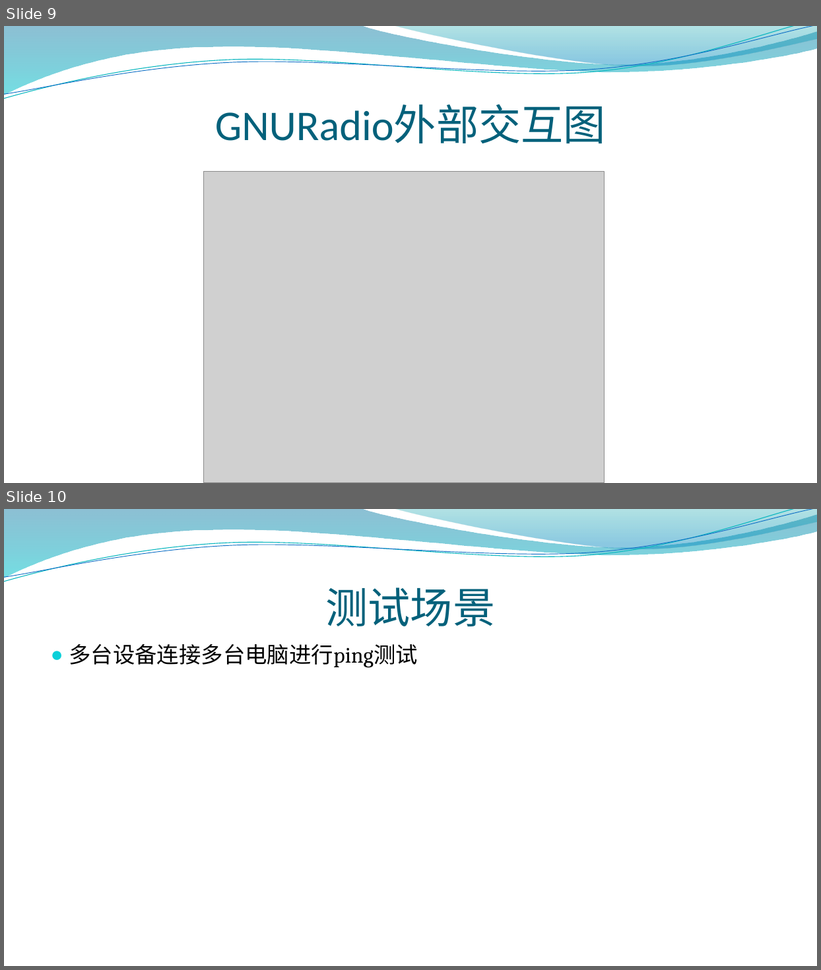
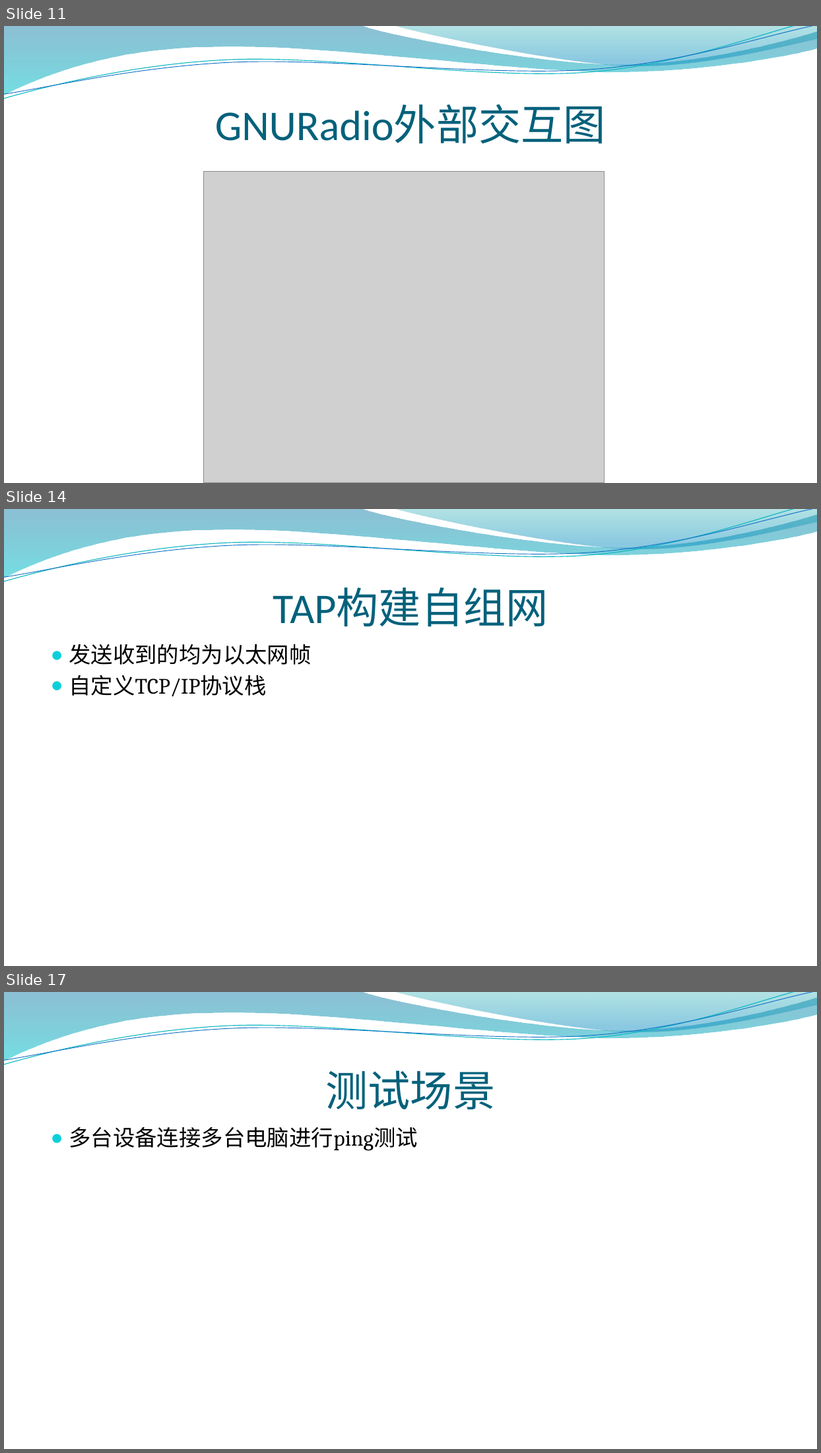
Before and after one commit to houwentaoff/test_gnuradio, a slide deck: doc/高速自组网.pptx. Shown one above the other, each under a label of ours: slides 9 and 10 before the commit, slides 11, 14 and 17 after it; the slides between them are not shown. The pictures are 821x970 and 821x1453 pixels, drawn with LibreOffice and Linux fonts; fonts in the diff are those of the drawing; grey boxes stand for pictures; background and template pictures are left out. Boxes give left, top, right and bottom in pixels: in the first picture for what was removed or moved away, otherwise in the second. Text is boxed around its words. In the diff, an @@ line names an element or a change of style, - is before the commit and + after.

```diff
--- a/doc/高速自组网.pptx
+++ b/doc/高速自组网.pptx
@@ slide 14 added at (4,509,817,966), background picture (left out); not listed: 4 template elements that a slide beside it also shows @@
@@ title added at (273,588,548,627), 50 pt, text #04617B @@
+TAP构建自组网
@@ text added at (69,644,311,697), 26 pt, text #000000 @@
+● 发送收到的均为以太网帧
+● 自定义TCP/IP协议栈
@@ what was slide 9 is now slide 11 @@
@@ what was slide 10 is now slide 17 @@
```
Also in this commit, not shown: 8 other slides added.
